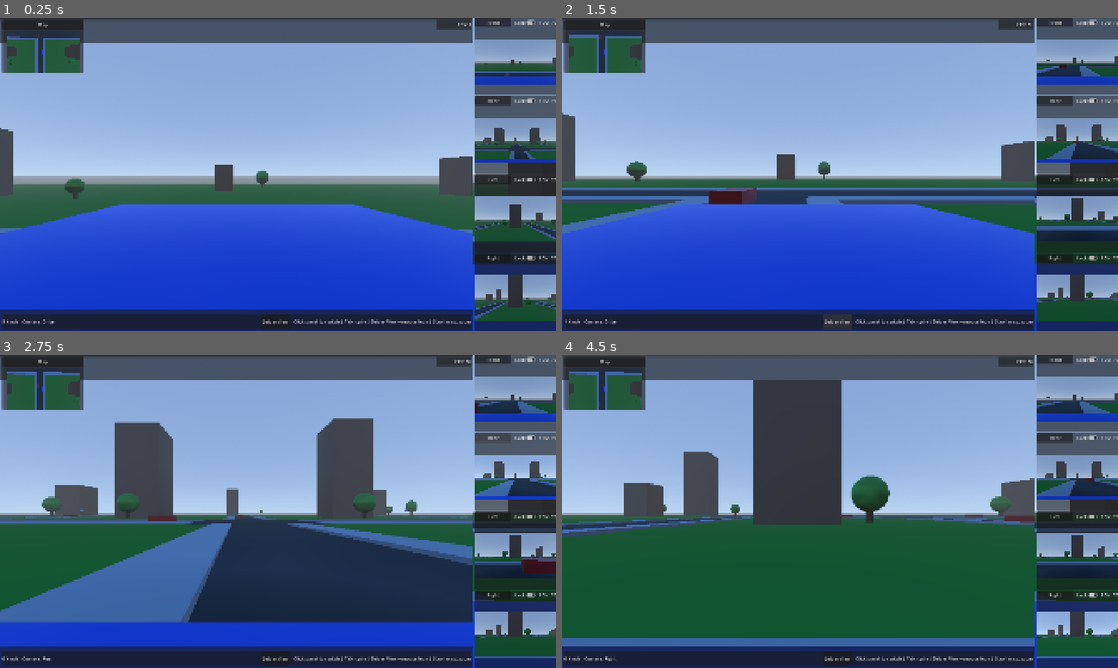
Above: before the commit, frames 1-4 (two rows, left to right).
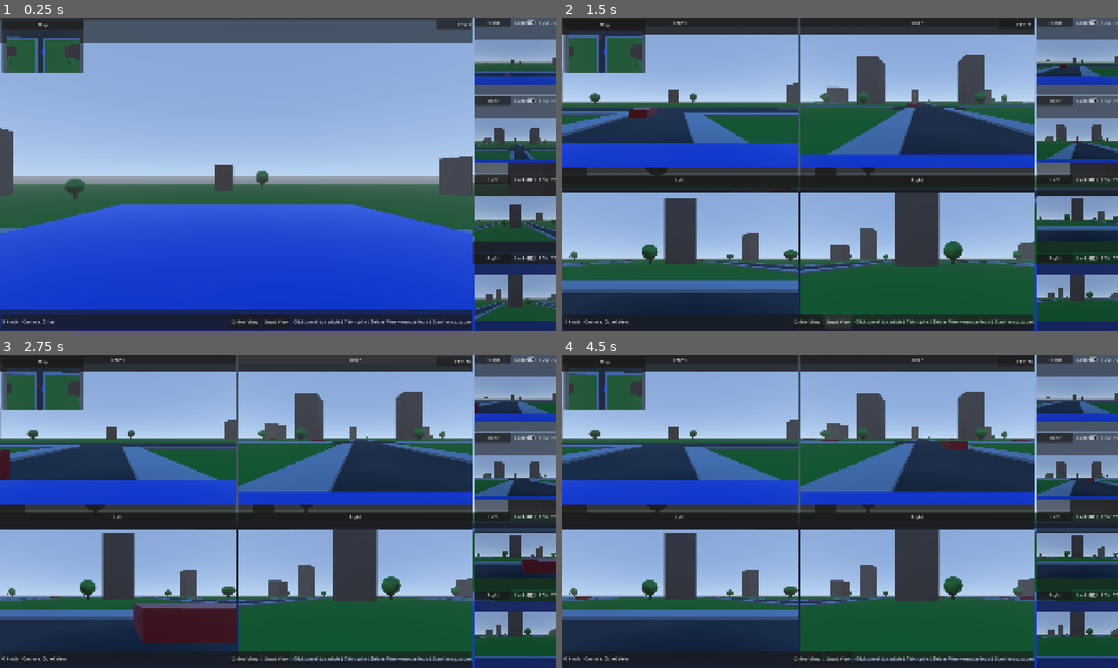
Above: after the commit, the same moments.

Repository: barakooda/simple_godot_car_simulation
Game: Godot game, scene res://scenes/main/main.tscn
The game is run twice, just before and just after one commit, with the same random seed, the same clock (stepped at 60 frames per second) and the same inputs.
Inputs (mouse positions are in pixels of both pictures, inside the frame that each line leads up to):
- Up to frame 1 (0.25 s): no input
- Up to frame 2 (1.5 s): click "Front" at 0.5 s; click (840, 321) at 1.25 s, where only the run after the commit has a clickable "Quad View"
- Up to frame 3 (2.75 s): click "Rear" at 2 s
- Up to frame 4 (4.5 s): click "Left" at 2.75 s; click "Right" at 3.5 s; click (801, 355) at 4.27 s

The runs differ from the first frame. In frame 1, less than 0.1% of the frame differs, in the area x 41-52%, y 96-98%; in frame 2, 68%, in the area x 0-85%, y 0-100%; in frame 3, 66%; in frame 4, 64%.

Commit message:
Add quad camera view, tighten driver-click behavior, tune steering, and refresh docs

Diff:
--- a/scenes/ui/hud.tscn
+++ b/scenes/ui/hud.tscn
@@ -37,6 +37,42 @@
 grow_vertical = 2
 custom_minimum_size = Vector2(0, 0)
 mouse_filter = 2
+
+[node name="QuadGrid" type="PanelContainer" parent="RootLayout/MainArea"]
+visible = false
+layout_mode = 1
+anchors_preset = 15
+anchor_right = 1.0
+anchor_bottom = 1.0
+grow_horizontal = 2
+grow_vertical = 2
+mouse_filter = 2
+
+[node name="Grid" type="GridContainer" parent="RootLayout/MainArea/QuadGrid"]
+layout_mode = 2
+theme_override_constants/h_separation = 6
+theme_override_constants/v_separation = 6
+columns = 2
+
+[node name="QuadFront" parent="RootLayout/MainArea/QuadGrid/Grid" instance=ExtResource("1_panel")]
+layout_mode = 2
+size_flags_horizontal = 3
+size_flags_vertical = 3
+
+[node name="QuadRear" parent="RootLayout/MainArea/QuadGrid/Grid" instance=ExtResource("1_panel")]
+layout_mode = 2
+size_flags_horizontal = 3
+size_flags_vertical = 3
+
+[node name="QuadLeft" parent="RootLayout/MainArea/QuadGrid/Grid" instance=ExtResource("1_panel")]
+layout_mode = 2
+size_flags_horizontal = 3
+size_flags_vertical = 3
+
+[node name="QuadRight" parent="RootLayout/MainArea/QuadGrid/Grid" instance=ExtResource("1_panel")]
+layout_mode = 2
+size_flags_horizontal = 3
+size_flags_vertical = 3
 
 [node name="MinimapPanel" parent="RootLayout/MainArea" instance=ExtResource("1_panel")]
 layout_mode = 1
@@ -90,6 +126,11 @@
 focus_mode = 0
 text = "Driver View"
 
+[node name="QuadViewButton" type="Button" parent="RootLayout/MainArea/InfoBar/InfoContent"]
+layout_mode = 2
+focus_mode = 0
+text = "Quad View"
+
 [node name="HelpText" type="Label" parent="RootLayout/MainArea/InfoBar/InfoContent"]
 layout_mode = 2
 text = "Click panel to switch | Tab: cycle | Driver View + mouse look | Scroll map: zoom"
--- a/scripts/ui/hud_controller.gd
+++ b/scripts/ui/hud_controller.gd
@@ -1,21 +1,30 @@
 extends Control
 
 const FEED_IDS: PackedStringArray = ["front", "rear", "left", "right"]
-const MAIN_FEED_IDS: PackedStringArray = ["front", "rear", "left", "right", "driver"]
+const MAIN_FEED_IDS: PackedStringArray = ["front", "rear", "left", "right", "driver", "quad"]
 const MINIMAP_ZOOM_STEP: float = 2.0
 
 var _current_main_feed: String = "driver"
+var _last_single_feed: String = "driver"
 var _current_feed_index: int = 0
 var _player: RigidBody3D = null
 var _camera_rig: Node = null
 var _driver_look_enabled: bool = false
 
 @onready var _main_panel: Node = $RootLayout/MainArea/MainFeedPanel
+@onready var _main_panel_texture: Control = $RootLayout/MainArea/MainFeedPanel/VBoxContainer/TextureRect
+@onready var _quad_grid: Control = $RootLayout/MainArea/QuadGrid
 @onready var _minimap_panel: Node = $RootLayout/MainArea/MinimapPanel
 @onready var _fps_label: Label = $RootLayout/MainArea/FpsPanel/FpsLabel
 @onready var _status_label: Label = $RootLayout/MainArea/InfoBar/InfoContent/StatusLabel
 @onready var _speedometer: Label = $RootLayout/MainArea/InfoBar/InfoContent/Speedometer
 @onready var _driver_view_button: Button = $RootLayout/MainArea/InfoBar/InfoContent/DriverViewButton
+@onready var _quad_view_button: Button = $RootLayout/MainArea/InfoBar/InfoContent/QuadViewButton
+
+@onready var _quad_front_panel: Node = $RootLayout/MainArea/QuadGrid/Grid/QuadFront
+@onready var _quad_rear_panel: Node = $RootLayout/MainArea/QuadGrid/Grid/QuadRear
+@onready var _quad_left_panel: Node = $RootLayout/MainArea/QuadGrid/Grid/QuadLeft
+@onready var _quad_right_panel: Node = $RootLayout/MainArea/QuadGrid/Grid/QuadRight
 
 @onready var _front_panel: Node = $RootLayout/SidePanelContainer/FrontPanel
 @onready var _rear_panel: Node = $RootLayout/SidePanelContainer/RearPanel
@@ -27,7 +36,12 @@
 	_setup_panel(_rear_panel, "rear", "Rear")
 	_setup_panel(_left_panel, "left", "Left")
 	_setup_panel(_right_panel, "right", "Right")
+	_setup_quad_panel(_quad_front_panel, "front", "Front")
+	_setup_quad_panel(_quad_rear_panel, "rear", "Rear")
+	_setup_quad_panel(_quad_left_panel, "left", "Left")
+	_setup_quad_panel(_quad_right_panel, "right", "Right")
 	_driver_view_button.pressed.connect(_on_driver_view_pressed)
+	_quad_view_button.pressed.connect(_on_quad_view_pressed)
 	if _minimap_panel is Control:
 		(_minimap_panel as Control).gui_input.connect(_on_minimap_gui_input)
 
@@ -38,6 +52,8 @@
 	_set_panel_label(_minimap_panel, "Map")
 	if _minimap_panel.has_method("set_fov_controls_visible"):
 		_minimap_panel.set_fov_controls_visible(false)
+	if _minimap_panel.has_method("set_feed_name"):
+		_minimap_panel.set_feed_name("")
 
 	_resolve_scene_references()
 	_switch_main_feed("driver")
@@ -59,8 +75,7 @@
 func _input(event: InputEvent) -> void:
 	var mouse_button := event as InputEventMouseButton
 	if mouse_button and mouse_button.pressed and mouse_button.button_index == MOUSE_BUTTON_LEFT and _current_main_feed == "driver":
-		var main_control := _main_panel as Control
-		if main_control and main_control.get_global_rect().has_point(mouse_button.global_position):
+		if _is_driver_toggle_click(mouse_button.global_position):
 			_set_driver_look_enabled(not _driver_look_enabled)
 			get_viewport().set_input_as_handled()
 			return
@@ -75,7 +90,7 @@
 		get_viewport().set_input_as_handled()
 		return
 	if event.is_action_pressed("toggle_camera_layout"):
-		_cycle_main_feed()
+		_toggle_quad_view()
 		get_viewport().set_input_as_handled()
 
 func _cycle_main_feed() -> void:
@@ -97,6 +112,15 @@
 	if panel.has_signal("fov_lock_changed") and not panel.fov_lock_changed.is_connected(_on_panel_fov_lock_changed):
 		panel.fov_lock_changed.connect(_on_panel_fov_lock_changed)
 
+func _setup_quad_panel(panel: Node, feed_id: String, label_text: String) -> void:
+	_set_panel_label(panel, label_text)
+	if panel.has_method("set_feed_name"):
+		panel.set_feed_name("")
+	if panel.has_method("set_fov_controls_visible"):
+		panel.set_fov_controls_visible(false)
+	if panel.has_method("set_fov_locked"):
+		panel.set_fov_locked(true)
+
 func _resolve_scene_references() -> void:
 	_player = get_tree().get_first_node_in_group("player_car") as RigidBody3D
 	if _player == null:
@@ -106,7 +130,13 @@
 func _refresh_camera_textures() -> void:
 	if _camera_rig == null or not _camera_rig.has_method("get_feed"):
 		return
-	_set_panel_texture(_main_panel, _camera_rig.get_feed(_current_main_feed))
+	if _current_main_feed == "quad":
+		_set_panel_texture(_quad_front_panel, _camera_rig.get_feed("front"))
+		_set_panel_texture(_quad_rear_panel, _camera_rig.get_feed("rear"))
+		_set_panel_texture(_quad_left_panel, _camera_rig.get_feed("left"))
+		_set_panel_texture(_quad_right_panel, _camera_rig.get_feed("right"))
+	else:
+		_set_panel_texture(_main_panel, _camera_rig.get_feed(_current_main_feed))
 	_set_panel_texture(_minimap_panel, _camera_rig.get_feed("aerial"))
 	_set_panel_texture(_front_panel, _camera_rig.get_feed("front"))
 	_set_panel_texture(_rear_panel, _camera_rig.get_feed("rear"))
@@ -127,21 +157,51 @@
 	if feed_id != "driver" and _driver_look_enabled:
 		_set_driver_look_enabled(false)
 	_current_main_feed = feed_id
+	if feed_id != "quad":
+		_last_single_feed = feed_id
 	if MAIN_FEED_IDS.has(feed_id):
 		_current_feed_index = MAIN_FEED_IDS.find(feed_id)
-	if _camera_rig and _camera_rig.has_method("get_feed"):
+	if feed_id != "quad" and _camera_rig and _camera_rig.has_method("get_feed"):
 		_set_panel_texture(_main_panel, _camera_rig.get_feed(_current_main_feed))
+	_apply_display_mode()
 	_update_selection_highlight()
 	_update_status_text()
 
 func _on_driver_view_pressed() -> void:
 	_switch_main_feed("driver")
+
+func _on_quad_view_pressed() -> void:
+	_toggle_quad_view()
+
+func _toggle_quad_view() -> void:
+	if _current_main_feed == "quad":
+		_switch_main_feed(_last_single_feed)
+	else:
+		_switch_main_feed("quad")
+
+func _apply_display_mode() -> void:
+	var is_quad: bool = _current_main_feed == "quad"
+	if _main_panel is Control:
+		(_main_panel as Control).visible = not is_quad
+	_quad_grid.visible = is_quad
 
 func _set_driver_look_enabled(is_enabled: bool) -> void:
 	_driver_look_enabled = is_enabled
 	Input.set_mouse_mode(Input.MOUSE_MODE_CAPTURED if _driver_look_enabled else Input.MOUSE_MODE_VISIBLE)
 	if not _driver_look_enabled and _camera_rig and _camera_rig.has_method("reset_driver_look"):
 		_camera_rig.reset_driver_look()
+
+func _is_driver_toggle_click(global_pos: Vector2) -> bool:
+	if _main_panel_texture == null:
+		return false
+	if not _main_panel_texture.get_global_rect().has_point(global_pos):
+		return false
+	var hovered: Control = get_viewport().gui_get_hovered_control()
+	if hovered == null:
+		return false
+	if hovered == _main_panel_texture:
+		return true
+	return _main_panel_texture.is_ancestor_of(hovered)
 
 func _on_panel_fov_changed(feed_id: String, fov: float) -> void:
 	if _camera_rig == null or not _camera_rig.has_method("set_feed_fov"):
@@ -200,6 +260,16 @@
 	return false
 
 func _update_selection_highlight() -> void:
+	if _current_main_feed == "quad":
+		if _front_panel.has_method("set_selected"):
+			_front_panel.set_selected(false)
+		if _rear_panel.has_method("set_selected"):
+			_rear_panel.set_selected(false)
+		if _left_panel.has_method("set_selected"):
+			_left_panel.set_selected(false)
+		if _right_panel.has_method("set_selected"):
+			_right_panel.set_selected(false)
+		return
 	if _front_panel.has_method("set_selected"):
 		_front_panel.set_selected(_current_main_feed == "front")
 	if _rear_panel.has_method("set_selected"):
@@ -210,7 +280,10 @@
 		_right_panel.set_selected(_current_main_feed == "right")
 
 func _update_status_text() -> void:
-	_status_label.text = "Camera: %s" % _current_main_feed.capitalize()
+	if _current_main_feed == "quad":
+		_status_label.text = "Camera: Quad View"
+	else:
+		_status_label.text = "Camera: %s" % _current_main_feed.capitalize()
 
 func _update_speed() -> void:
 	if _speedometer and _speedometer.has_method("set_speed_mps"):
--- a/scripts/vehicles/player_car_controller.gd
+++ b/scripts/vehicles/player_car_controller.gd
@@ -4,7 +4,7 @@
 @export var reverse_force: float = 9000.0
 @export var brake_force: float = 17000.0
 @export var max_speed: float = 22.2
-@export var steer_rate: float = 2.0
+@export var steer_rate: float = 2.2
 @export var max_steer_angle: float = 0.38
 @export var steer_assist_multiplier: float = 1.2
 @export var lateral_grip: float = 8.5
Not shown, changed: README.md
Not shown, changed: docs/work_log.md
